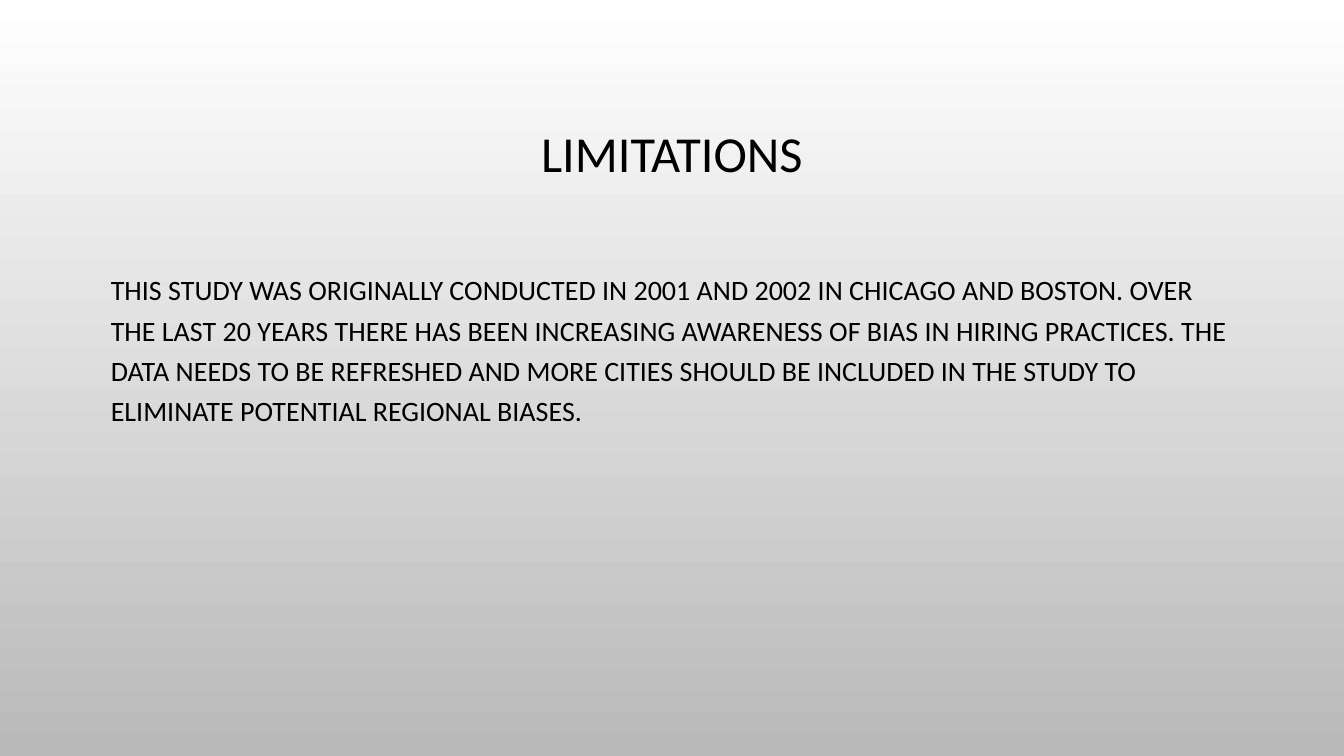
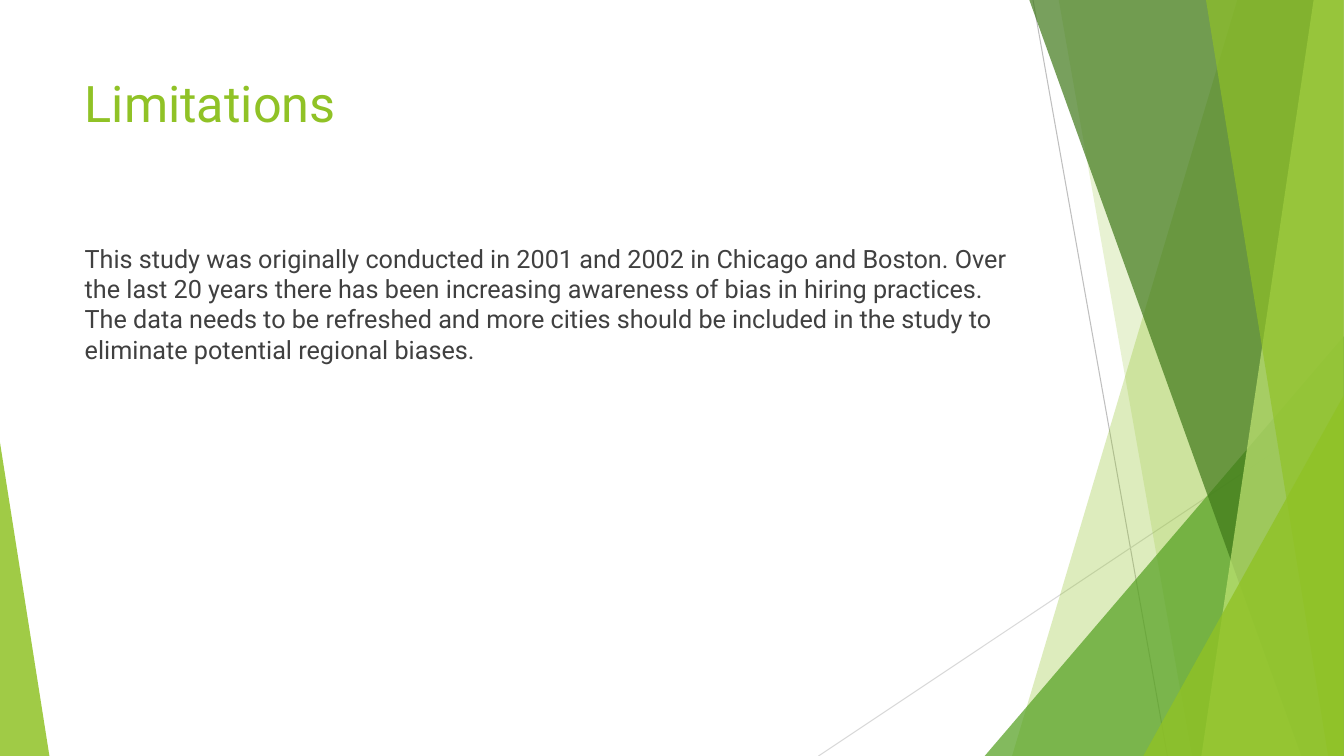
Before and after one commit to himalayahall/CUNY-DATA606, a slide deck: slide 16 of Project/Hakim-Project.pptx. Drawn at 1344x756 pixels with LibreOffice and Linux fonts; fonts in the diff are those of the drawing; background and template pictures are left out. Boxes give left, top, right and bottom in pixels: in the first picture for what was removed or moved away, otherwise in the second. Text is boxed around its words. In the diff, an @@ line names an element or a change of style, - is before the commit and + after.

```diff
--- a/Project/Hakim-Project.pptx
+++ b/Project/Hakim-Project.pptx
@@ background picture (left out) to #FFFFFF @@
@@ title "Limitations" at [85,85,336,123]: vertical alignment middle to top @@
@@ title at [85,85,336,123]: text changed; font Calibri to Roboto; text colour #000000 to #90C226 @@
-LIMITATIONS
+Limitations
@@ text at [85,249,1006,365]: text changed; size 20 to 18 pt; font Calibri to Roboto; text colour #000000 to #404040 @@
-THIS STUDY WAS ORIGINALLY CONDUCTED IN 2001 AND 2002 IN CHICAGO AND BOSTON. OVER THE LAST 20 YEARS THERE HAS BEEN INCREASING AWARENESS OF BIAS IN HIRING PRACTICES. THE DATA NEEDS TO BE REFRESHED AND MORE CITIES SHOULD BE INCLUDED IN THE STUDY TO ELIMINATE POTENTIAL REGIONAL BIASES.
+This study was originally conducted in 2001 and 2002 in Chicago and Boston. Over the last 20 years there has been increasing awareness of bias in hiring practices. The data needs to be refreshed and more cities should be included in the study to eliminate potential regional biases.
@@ group added at [0,0,1344,756]: 5 freeform shapes, 3 triangles, 2 lines @@
```
Also in this commit, not shown: 15 other slides changed, 1 slide added, 1 slide removed, 2 other files.
